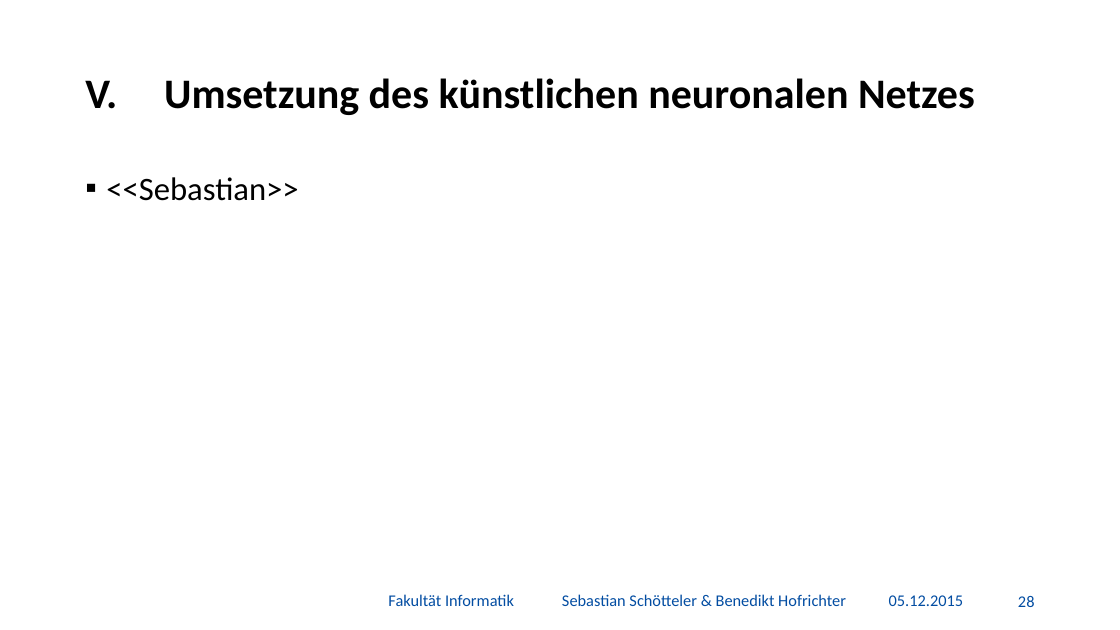
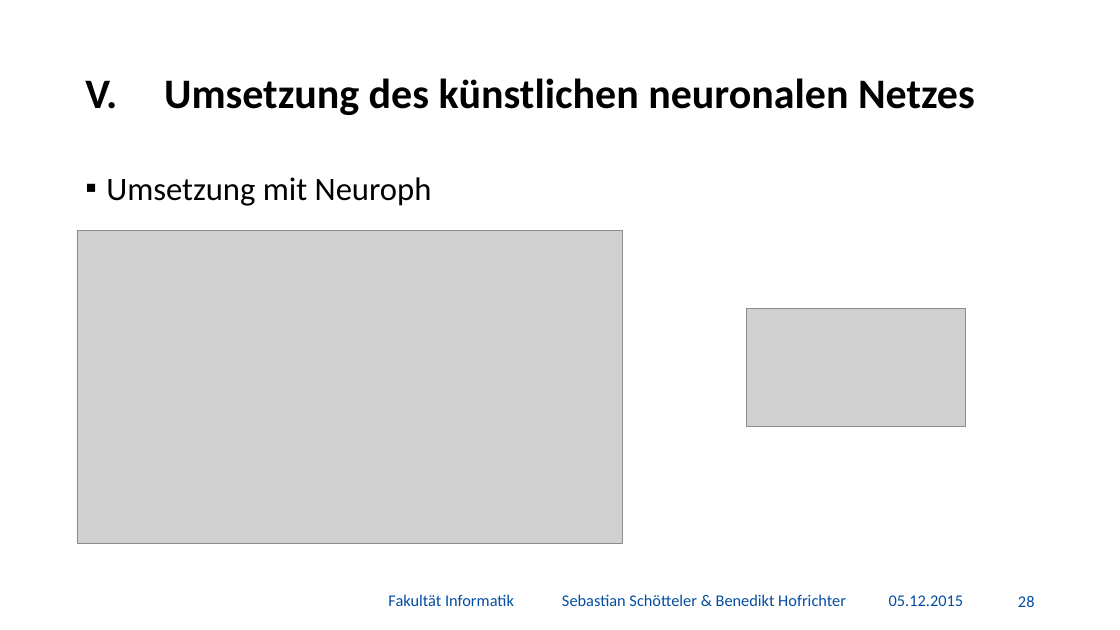
Before and after one commit to BenediktGitGit/soco15, a slide deck: slide 29 of 3b) Vortrag/Präsentation.pptx. Drawn at 1120x630 pixels with LibreOffice and Linux fonts; fonts in the diff are those of the drawing; grey boxes stand for pictures; background and template pictures are left out. Boxes give left, top, right and bottom in pixels: in the first picture for what was removed or moved away, otherwise in the second. Text is boxed around its words. In the diff, an @@ line names an element or a change of style, - is before the commit and + after.

```diff
--- a/3b) Vortrag/Präsentation.pptx
+++ b/3b) Vortrag/Präsentation.pptx
@@ text at (x1=106, y1=177, x2=432, y2=206): text changed @@
-▪ <<Sebastian>>
+▪ Umsetzung mit Neuroph
@@ picture added at (x1=77, y1=230, x2=623, y2=543) @@
@@ picture added at (x1=747, y1=308, x2=965, y2=427) @@
```
Also in this commit, not shown: 6 slides added, 20 other files.
